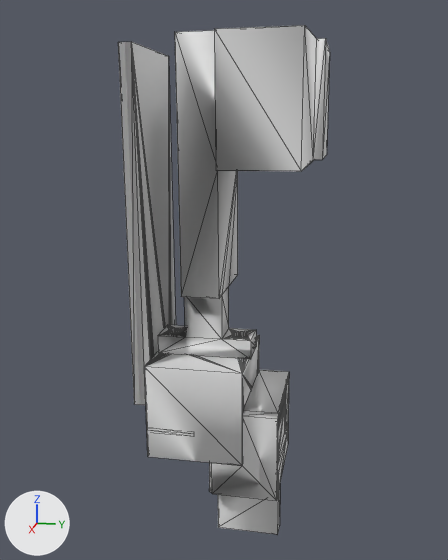
An edit to the OBJ model software/models/common_components/schunk_description/meshes/wsg_50/finger_with_gelsight.obj, drawn before and after from the same camera.
The view is the same before and after, from a camera (50 mm lens) standing at (0.1573, 0.0146, 0.0936) and looking at (-0.0033, -0.0175, 0.0534). Lighting does not change. The marker at lower left points along +X, +Y and +Z. Mesh edges are drawn as thin lines. Where no turn or scale is listed for an object, it has been applied to the vertices.

The first picture shows 'finger_with_gelsight'.
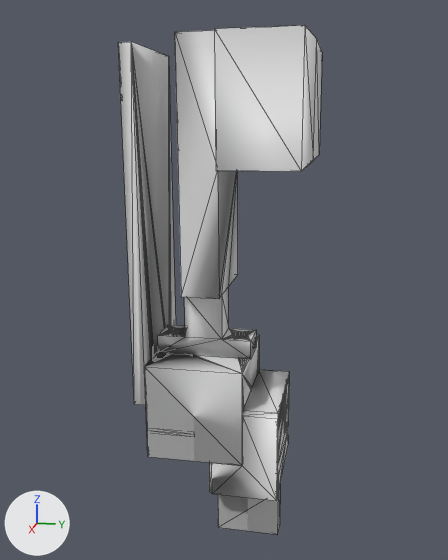
Location of each change, (x1, y1, x2, y2) in pixels of the pictures (448 x 560 px):
'finger_with_gelsight', reshaped
    before: (118, 25, 330, 534)
    after: (118, 25, 322, 534)
part 1 of me_finger_with_gelsight, cut back
    before: (313, 38, 330, 160)
    after: (313, 41, 322, 160)

The change in detail:
me_finger_with_gelsight has 1510 vertices, 3036 faces and spans x -0.0214..0.015, y -0.0384..0.0081, z -0.0132..0.1154.
me_finger_with_gelsight is used by ob_finger_with_gelsight; location (0.0, 0.0, 0.0).
Verts and faces of me_finger_with_gelsight; kept vertices keep their numbers, new ones are numbered from 1510.
Before the commit, vertices of me_finger_with_gelsight: 765 (-0.0189, 0.0061, 0.0862), 766 (0.0078, 0.0061, 0.0862) at pixel (313, 159), 768 (-0.0189, 0.0059, 0.1129), 769 (-0.0189, 0.0079, 0.1129) at pixel (329, 52), 770 (0.0078, 0.0059, 0.1129) at pixel (316, 38).
Before the commit, vertices of me_finger_with_gelsight: 771 (0.0078, 0.0079, 0.1129) at pixel (325, 38), 772 (0.0078, 0.0081, 0.0863) at pixel (322, 159), 773 (-0.0189, 0.0081, 0.0863) at pixel (326, 154).
Part 1, on me_finger_with_gelsight:
Vertices deleted: 769, 771, 772, 773 (with the faces that use them).
New faces: (765, 770, 766), (765, 768, 770).
